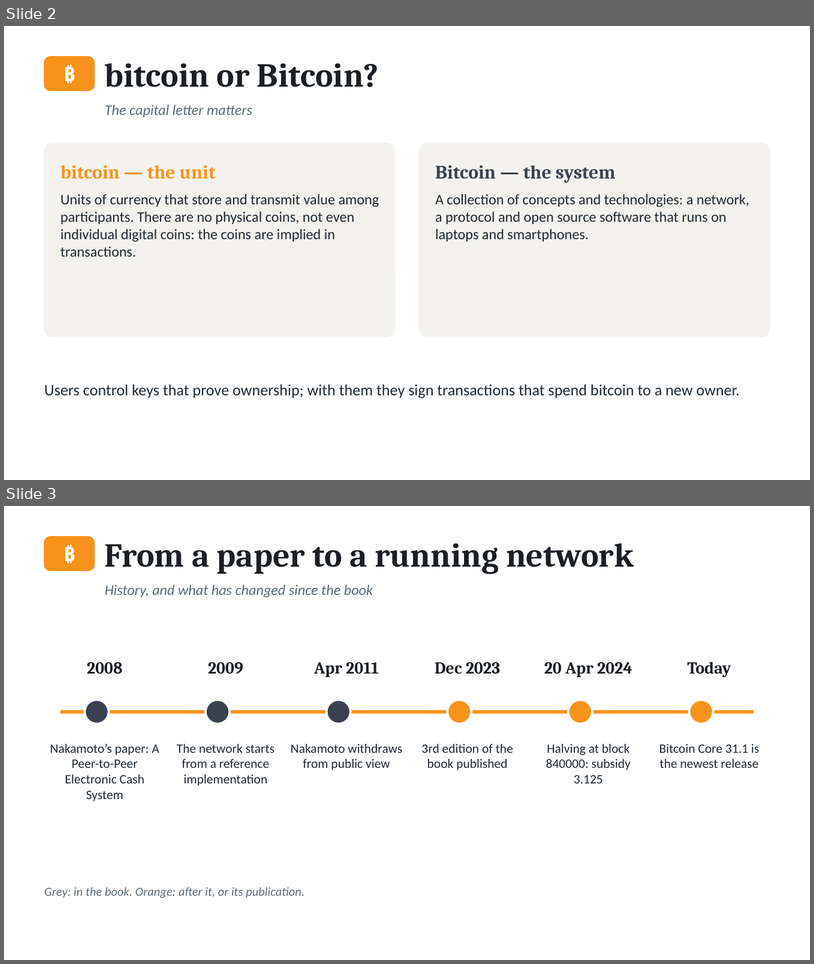
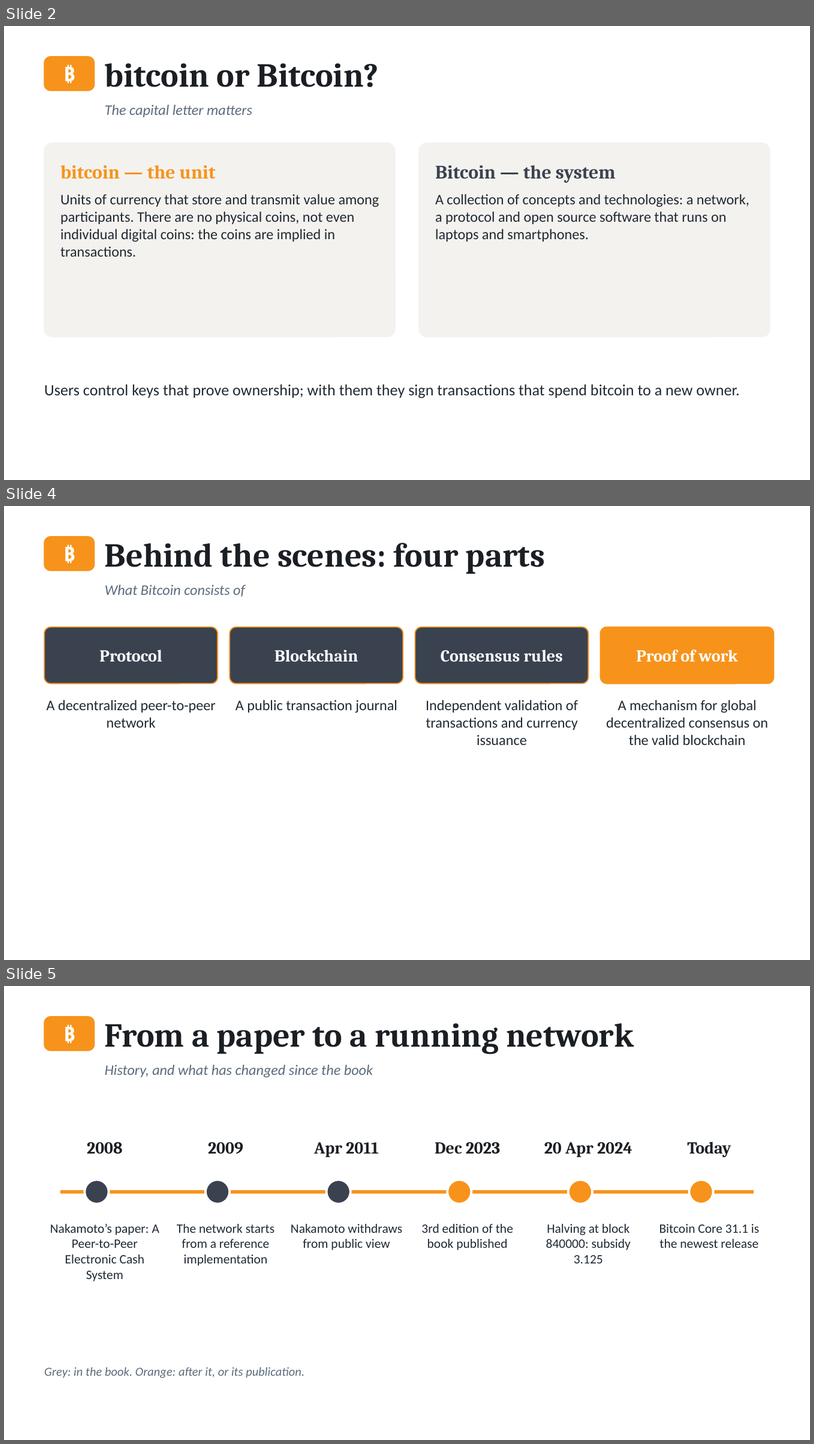
Before and after one commit to altunelyusuf/SEN0401, a slide deck: 03-materials/ch01/SEN0401_Ch01_Introduction_3e.pptx. Shown one above the other, each under a label of ours: slides 2 and 3 before the commit, slides 2, 4 and 5 after it; the slides between them are not shown. The pictures are 814x964 and 814x1444 pixels, drawn with LibreOffice and Linux fonts; fonts in the diff are those of the drawing. Boxes give left, top, right and bottom in pixels: in the first picture for what was removed or moved away, otherwise in the second. Text is boxed around its words. In the diff, an @@ line names an element or a change of style, - is before the commit and + after.

```diff
--- a/03-materials/ch01/SEN0401_Ch01_Introduction_3e.pptx
+++ b/03-materials/ch01/SEN0401_Ch01_Introduction_3e.pptx
@@ slide 4 added at box(4, 506, 810, 960), background #FFFFFF @@
@@ rounded rectangle added at box(44, 537, 95, 571), fill #F7931A, outline #F7931A 1 pt @@
@@ text added at box(44, 537, 95, 571), 18 pt, text #FFFFFF, bold @@
+₿
@@ text added at box(105, 543, 545, 574), 30 pt, text #1B1F24, bold @@
+Behind the scenes: four parts
@@ text added at box(105, 585, 245, 597), 13 pt, text #5B6B7B, italic @@
+What Bitcoin consists of
@@ rounded rectangle added at box(44, 627, 218, 684), fill #3A4250, outline #F7931A 1 pt @@
@@ rounded rectangle added at box(230, 627, 403, 684), fill #3A4250, outline #F7931A 1 pt @@
@@ rounded rectangle added at box(415, 627, 588, 684), fill #3A4250, outline #F7931A 1 pt @@
@@ rounded rectangle added at box(601, 627, 774, 684), fill #F7931A, outline #F7931A 1 pt @@
@@ text added at box(99, 649, 162, 661), 15 pt, text #FFFFFF, bold @@
+Protocol
@@ text added at box(275, 649, 358, 661), 15 pt, text #FFFFFF, bold @@
+Blockchain
@@ text added at box(441, 649, 563, 662), 15 pt, text #FFFFFF, bold @@
+Consensus rules
@@ text added at box(636, 649, 738, 662), 15 pt, text #FFFFFF, bold @@
+Proof of work
@@ text added at box(47, 700, 216, 727), 13 pt, text #1F2933 @@
+A decentralized peer-to-peer network
@@ text added at box(236, 700, 398, 712), 13 pt, text #1F2933 @@
+A public transaction journal
@@ text added at box(426, 700, 578, 745), 13 pt, text #1F2933 @@
+Independent validation of transactions and currency issuance
@@ text added at box(606, 700, 769, 745), 13 pt, text #1F2933 @@
+A mechanism for global decentralized consensus on the valid blockchain
@@ what was slide 3 is now slide 5 @@
```
Also in this commit, not shown: 2 slides changed, 4 other slides added, 31 other files.
